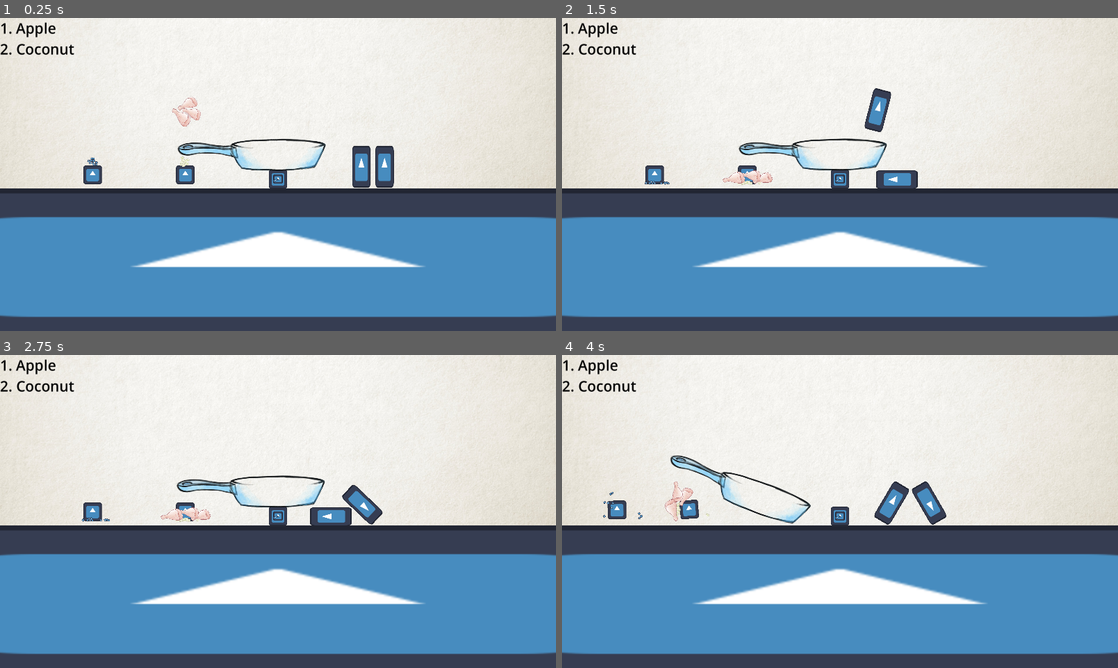
Above: before the commit, frames 1-4 (two rows, left to right).
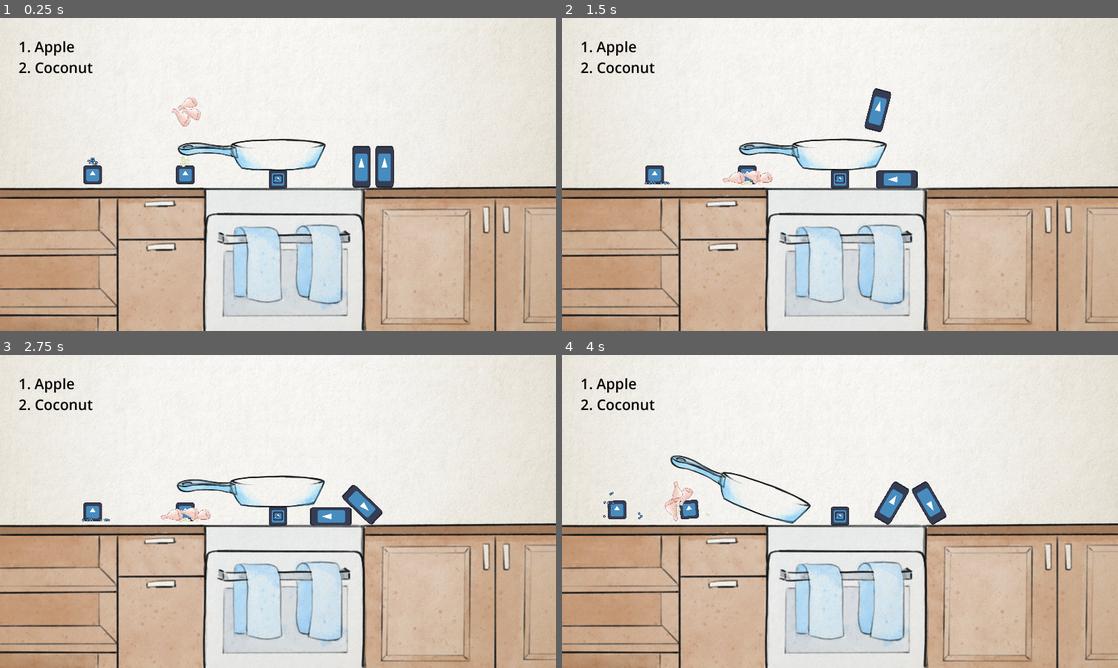
Above: after the commit, the same moments.

Repository: SAM2WOW/ProjectGrandma
Game: Godot game, scene res://levels/main.tscn
Two runs of this game, one before a commit and one after it. Both use one fixed random seed, a clock stepped at 60 frames per second and the inputs below. The engine's default icon, where the game draws it, is replaced by a stand-in: a white triangle on a blue panel in a dark square.
Inputs (mouse positions are in pixels of both pictures, inside the frame that each line leads up to):
- Up to frame 1 (0.25 s): no input
- Up to frame 2 (1.5 s): tap Enter (ui_accept) at 0.5 s; drag from (945, 168) to (745, 174) at 0.52 s; drag from (862, 96) to (912, 177) at 1.27 s
- Up to frame 3 (2.75 s): move the mouse to (328, 517) at 2.02 s; click (328, 517) at 2.17 s
- Up to frame 4 (4 s): tap Enter (ui_accept) at 2.75 s; drag from (906, 517) to (745, 511) at 2.77 s; drag from (795, 495) to (656, 511) at 3.52 s

The runs differ from the first frame. In frame 1, 46% of the frame differs, in the area x 0-100%, y 1-100%; in frame 2, 46%; in frame 3, 46%; in frame 4, 46%.

Commit message:
kitchen finally exists
- added main kitchen scene
- extended ivory paper
- repositioned UI

Diff:
--- a/levels/main.tscn
+++ b/levels/main.tscn
@@ -10,6 +10,7 @@
 [ext_resource type="PackedScene" uid="uid://2xviyeelbeyx" path="res://prefabs/liquidDraggable.tscn" id="7_avq8n"]
 [ext_resource type="PackedScene" uid="uid://drn5x3vivefyp" path="res://prefabs/liquidContainer.tscn" id="7_wm87n"]
 [ext_resource type="PackedScene" uid="uid://dsppfnoxh56xm" path="res://prefabs/stoveTop.tscn" id="8_fma0h"]
+[ext_resource type="Texture2D" uid="uid://dnle2jjcpad0l" path="res://arts/main scene/kitchen scene.png" id="8_ggq8h"]
 [ext_resource type="PackedScene" uid="uid://w7pwgo4f8bvq" path="res://prefabs/recipeManager.tscn" id="11_bxixm"]
 [ext_resource type="Script" path="res://Resources/liquidMixturePoints.gd" id="12_b5qn8"]
 [ext_resource type="PackedScene" uid="uid://h7fkjxle4fr2" path="res://prefabs/panContainer.tscn" id="13_blku6"]
@@ -325,7 +326,8 @@
 [node name="BG" type="Sprite2D" parent="Node2D"]
 show_behind_parent = true
 z_index = -10
-position = Vector2(0, -690)
+position = Vector2(0, -453)
+scale = Vector2(1, 1.18287)
 texture = ExtResource("1_1jmmi")
 
 [node name="Camera2D" type="Camera2D" parent="Node2D"]
@@ -384,9 +386,9 @@
 polygon = PackedVector2Array(-1792, -546, -1792, 544, 1792, 544, 1792, -544, 2560, -546, 2592, 1310, -2496, 1310, -2496, -546)
 
 [node name="Sprite2D" type="Sprite2D" parent="Node2D/StaticBody2D"]
-position = Vector2(0, 1068)
-scale = Vector2(50, 8.198)
-texture = ExtResource("3_u1ivw")
+position = Vector2(-12, 1026)
+scale = Vector2(2.0125, 1.9305)
+texture = ExtResource("8_ggq8h")
 
 [node name="WaterColor" type="Sprite2D" parent="Node2D"]
 visible = false
@@ -409,8 +411,10 @@
 
 [node name="IngredientLabel" type="Label" parent="CanvasLayer/RecipeUI"]
 layout_mode = 0
-offset_right = 40.0
-offset_bottom = 23.0
+offset_left = 64.0
+offset_top = 64.0
+offset_right = 323.0
+offset_bottom = 205.0
 text = "1. Apple
 2. Coconut"
 label_settings = SubResource("LabelSettings_ijvoj")
Binary file added: arts/main scene/kitchen scene.png
Not shown, added: arts/main scene/kitchen scene.png.import
Not shown: 1 places in levels/main.tscn that only renumber resources
